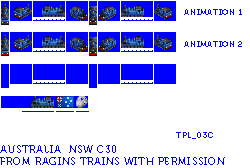
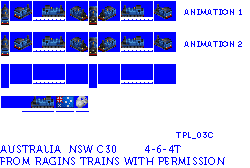
Layer changes from the first 250x168 image to the second:
renamed "australia nsw c30 from ragins trains with permission" to "australia nsw c30 4-6-4T from ragins trains with permission", painted on it over [145, 145, 181, 153]